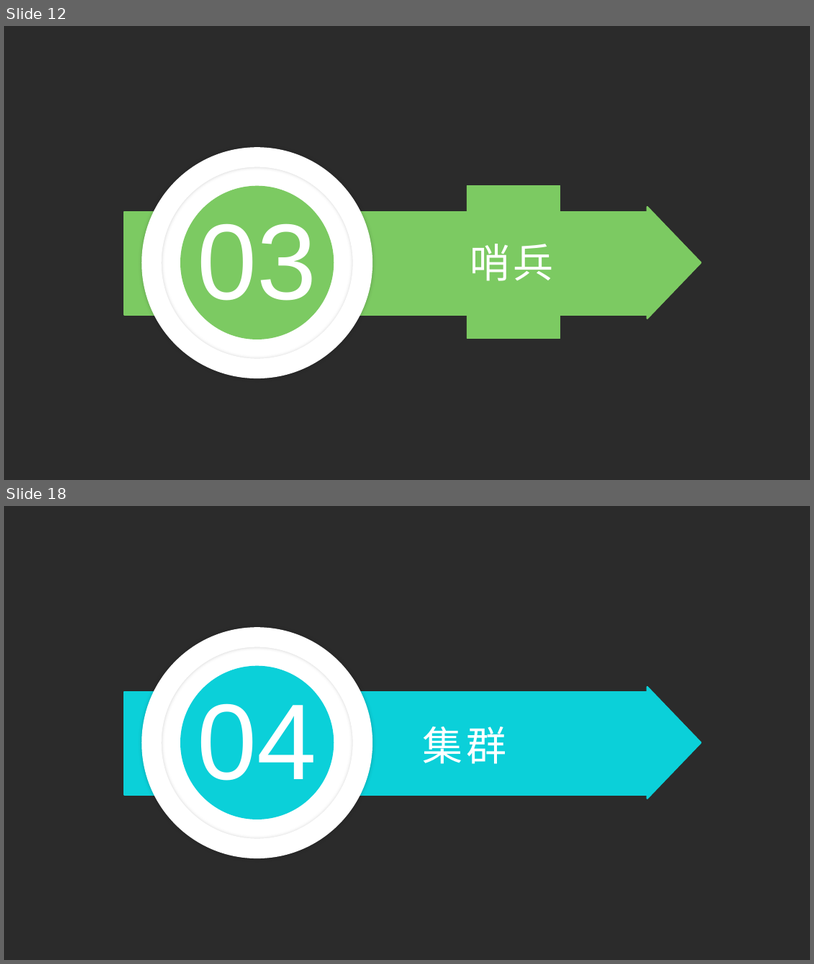
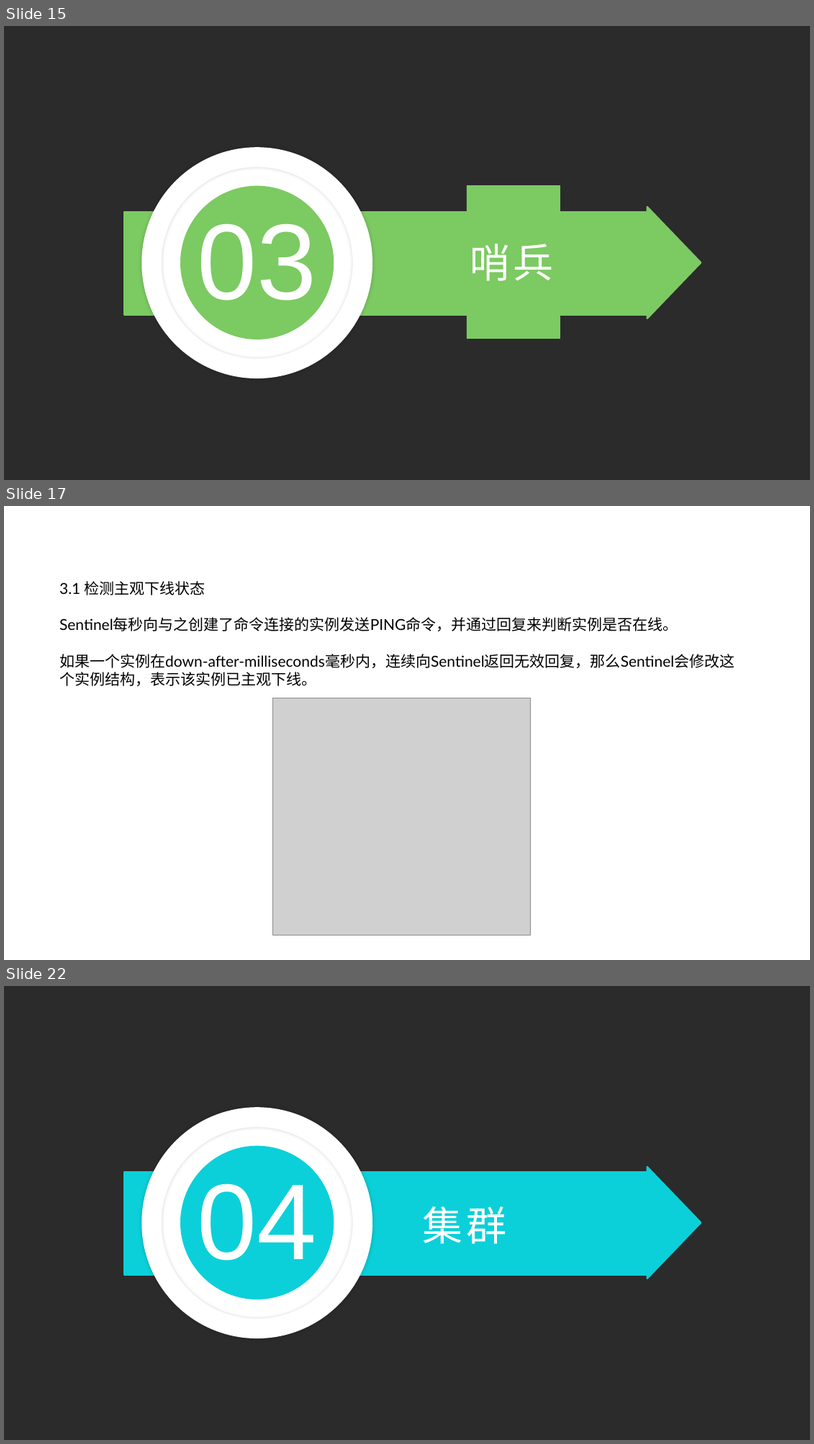
Before and after one commit to zhaozhiqiang8090/share-data, a slide deck: ppt/redis之多机数据库实现.pptx. Shown one above the other, each under a label of ours: slides 12 and 18 before the commit, slides 15, 17 and 22 after it; the slides between them are not shown. The pictures are 814x964 and 814x1444 pixels, drawn with LibreOffice and Linux fonts; fonts in the diff are those of the drawing; grey boxes stand for pictures; background and template pictures are left out; a plain dark background stands for a picture behind light text. Boxes give left, top, right and bottom in pixels: in the first picture for what was removed or moved away, otherwise in the second. Text is boxed around its words. In the diff, an @@ line names an element or a change of style, - is before the commit and + after.

```diff
--- a/ppt/redis之多机数据库实现.pptx
+++ b/ppt/redis之多机数据库实现.pptx
@@ slide 17 added at (x1=4, y1=506, x2=810, y2=960), background picture (left out) @@
@@ text added at (x1=59, y1=581, x2=735, y2=686), 18 pt, text #000000 @@
+3.1 检测主观下线状态
+Sentinel每秒向与之创建了命令连接的实例发送PING命令，并通过回复来判断实例是否在线。
+如果一个实例在down-after-milliseconds毫秒内，连续向Sentinel返回无效回复，那么Sentinel会修改这个实例结构，表示该实例已主观下线。
@@ picture added at (x1=273, y1=698, x2=531, y2=934) @@
@@ what was slide 12 is now slide 15 @@
@@ what was slide 18 is now slide 22 @@
```
Also in this commit, not shown: 10 slides changed, 11 other slides added, 4 slides removed, 4 other files.
